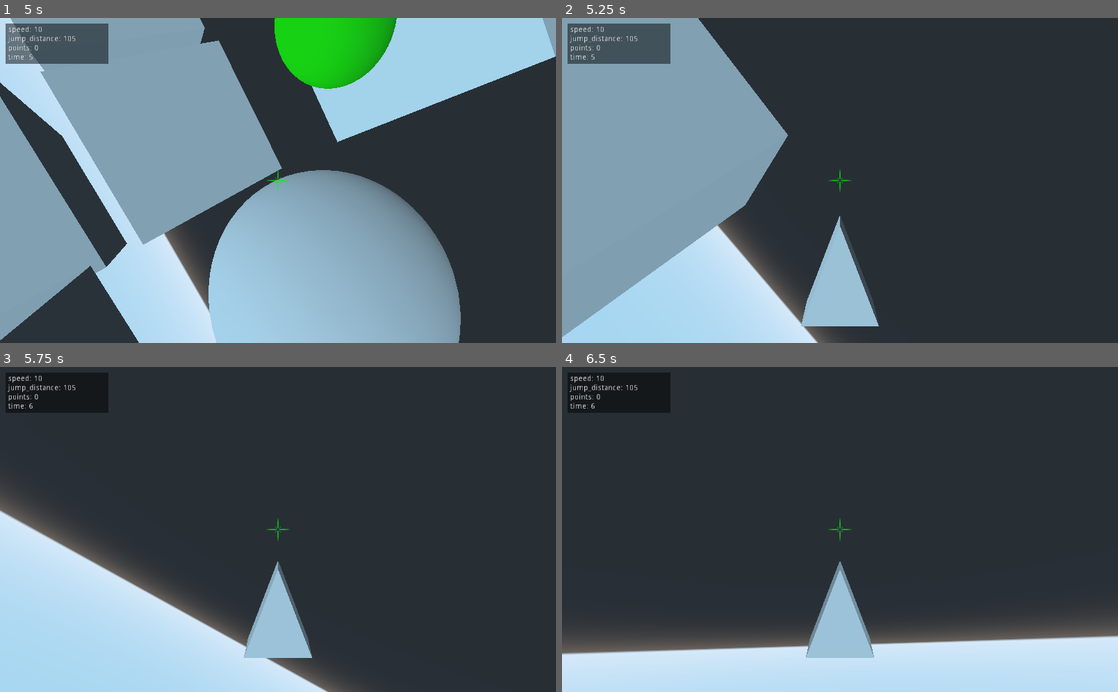
Above: before the commit, frames 1-4 (two rows, left to right).
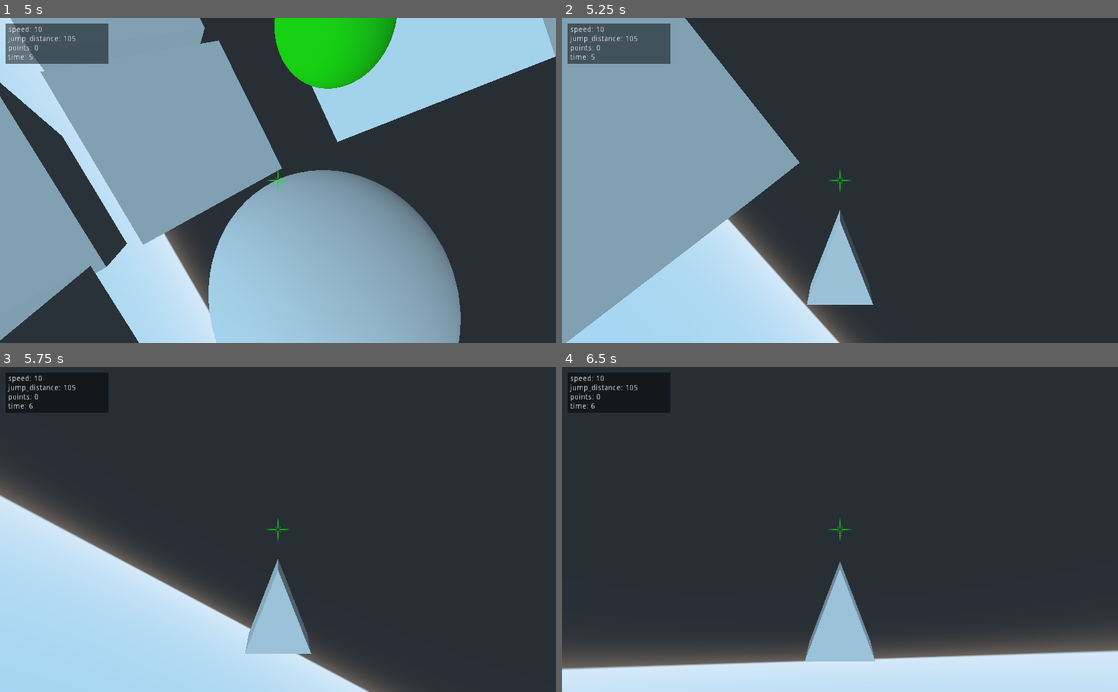
Above: after the commit, the same moments.

Repository: winston-yallow/leaps_and_bounds
Game: Godot game, scene res://levels/00_TestLevel.tscn
Same seed, same stepped clock (60 frames per second), same inputs: the game is played once before the commit and once after it.
Inputs (mouse positions are in pixels of both pictures, inside the frame that each line leads up to):
- Up to frame 1 (5 s): move the mouse to (305, 180) at 0.52 s; press the mouse at (305, 180) at 0.53 s; move the mouse to (250, 180) at 1.27 s; release the mouse at (250, 180) at 1.28 s; click (250, 180) at 1.35 s; click (250, 180) at 1.52 s; click (250, 180) at 1.82 s; move the mouse to (289, 174) at 2.02 s; press the mouse at (289, 174) at 2.03 s; move the mouse to (272, 187) at 2.77 s; release the mouse at (272, 187) at 2.78 s; click (272, 187) at 2.85 s; click (272, 187) at 3.02 s; click (272, 187) at 3.32 s; move the mouse to (316, 183) at 3.52 s; press the mouse at (316, 183) at 3.53 s; move the mouse to (233, 177) at 4.27 s; release the mouse at (233, 177) at 4.28 s; click (233, 177) at 4.35 s; click (233, 177) at 4.52 s; click (233, 177) at 4.82 s
- Up to frame 2 (5.25 s): move the mouse to (845, 180) at 5.02 s; press the mouse at (845, 180) at 5.03 s
- Up to frame 3 (5.75 s): no input
- Up to frame 4 (6.5 s): move the mouse to (817, 523) at 5.77 s; release the mouse at (817, 523) at 5.78 s; click (817, 523) at 5.85 s; click (817, 523) at 6.02 s; click (817, 523) at 6.32 s

Frame 1 is identical in both runs. In frame 2, 4.7% of the frame differs, in the area x 0-57%, y 0-100%; in frame 3, 5.5%; in frame 4, 6.9%, in the area x 0-100%, y 59-94%.

Commit message:
Allow vertical camera rotation while jumping

Diff:
--- a/game/player/Player.gd
+++ b/game/player/Player.gd
@@ -64,35 +64,35 @@
                 return
         other.consume()
 
-func _input(event: InputEvent) -> void:
-    if current_state == STATE.WAITING:
-        if event is InputEventMouseMotion:
-            rotate_object_local(Vector3.UP, -event.relative.x * mouse_sensitivity)
-            cam_pivot.rotate_x(-event.relative.y * mouse_sensitivity)
-            cam_pivot.rotation_degrees.x = clamp(
-                cam_pivot.rotation_degrees.x,
-                min_vertical_rotation,
-                max_vertical_rotation
+func _input(ev: InputEvent) -> void:
+    if ev is InputEventMouseMotion:
+        if current_state == STATE.WAITING:
+            rotate_object_local(Vector3.UP, -ev.relative.x * mouse_sensitivity)
+        cam_pivot.rotate_x(-ev.relative.y * mouse_sensitivity)
+        cam_pivot.rotation_degrees.x = clamp(
+            cam_pivot.rotation_degrees.x,
+            min_vertical_rotation,
+            max_vertical_rotation
+        )
+    elif current_state == STATE.WAITING and ev.is_action_pressed("start_jump"):
+        if current_ray_target != null:
+            var distance := global_transform.origin.distance_to(
+                current_ray_target.get_global_transform().origin
             )
-        elif event.is_action_pressed("start_jump"):
-            if current_ray_target != null:
-                var distance := global_transform.origin.distance_to(
-                    current_ray_target.get_global_transform().origin
+            if distance > 0:
+                current_state = STATE.JUMPING
+                jump_progress = 0.0
+                jump_from = DynamicTransform.new(
+                    global_transform,
+                    jump_target.anchor
                 )
-                if distance > 0:
-                    current_state = STATE.JUMPING
-                    jump_progress = 0.0
-                    jump_from = DynamicTransform.new(
-                        global_transform,
-                        jump_target.anchor
-                    )
-                    jump_target = current_ray_target
-                    jump_speed = (1 / distance) * speed
-                    target_preview.visible = false
-                else:
-                    print("Jump target is current position")
+                jump_target = current_ray_target
+                jump_speed = (1 / distance) * speed
+                target_preview.visible = false
             else:
-                print("No jump target found")
+                print("Jump target is current position")
+        else:
+            print("No jump target found")
 
 func _physics_process(delta: float) -> void:
 
